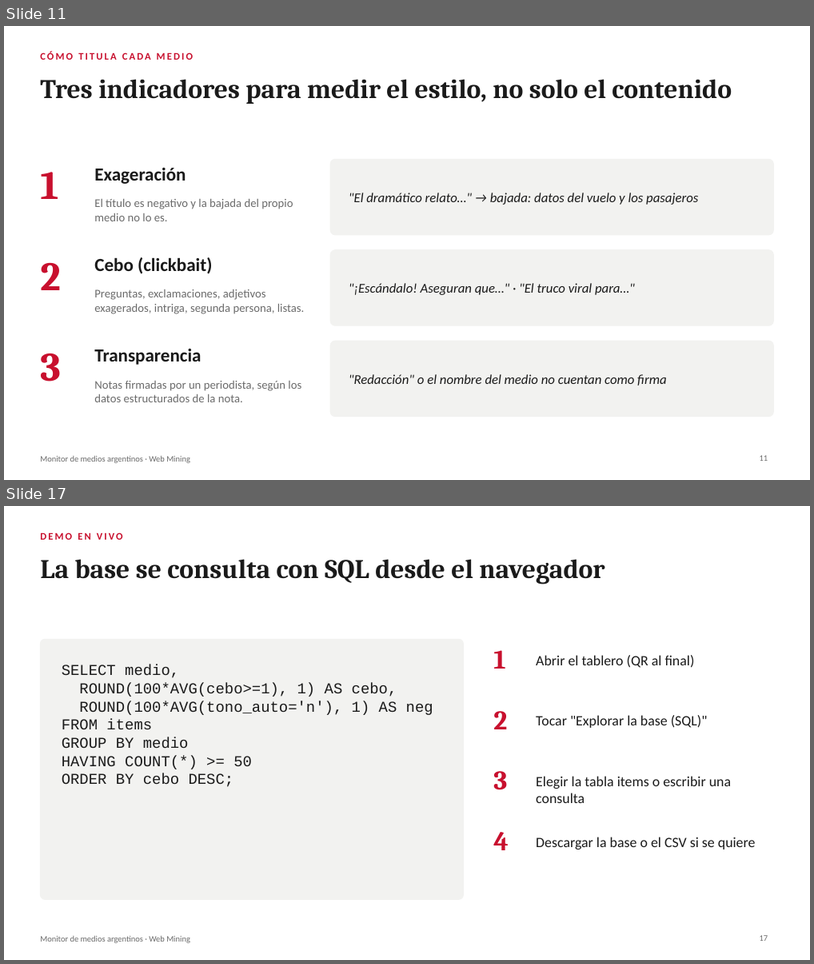
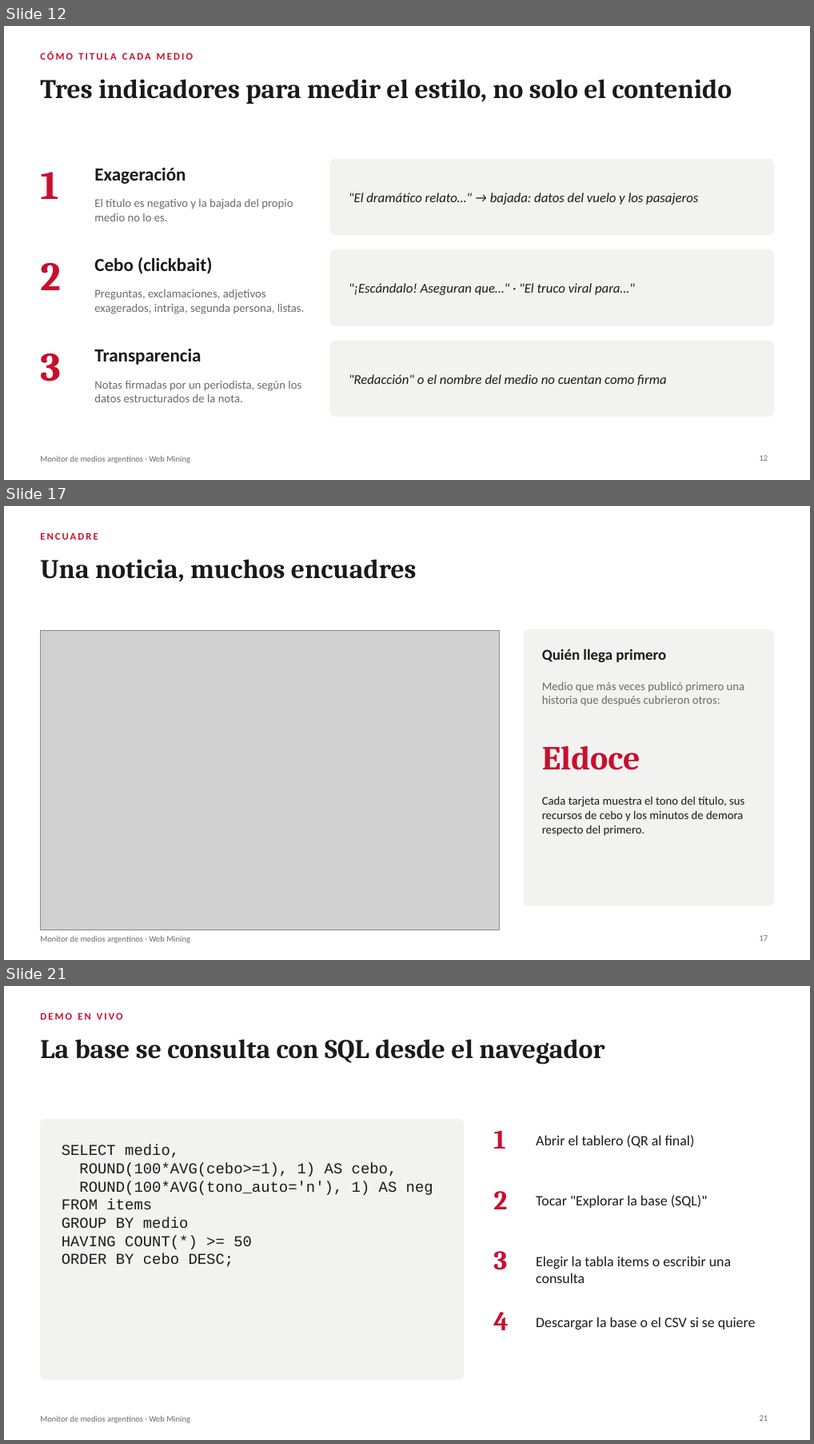
Before and after one commit to miguegarrone-blip/Web-Mining, a slide deck: docs/presentacion-tp.pptx. Shown one above the other, each under a label of ours: slides 11 and 17 before the commit, slides 12, 17 and 21 after it; the slides between them are not shown. The pictures are 814x964 and 814x1444 pixels, drawn with LibreOffice and Linux fonts; fonts in the diff are those of the drawing; grey boxes stand for pictures. Boxes give left, top, right and bottom in pixels: in the first picture for what was removed or moved away, otherwise in the second. Text is boxed around its words. In the diff, an @@ line names an element or a change of style, - is before the commit and + after.

```diff
--- a/docs/presentacion-tp.pptx
+++ b/docs/presentacion-tp.pptx
@@ slide 17 added at <box>4,506,810,960</box>, background #FFFFFF; not listed: 1 template element that a slide beside it also shows @@
@@ text added at <box>40,532,98,540</box>, 12 pt, text #C8102E, bold @@
+ENCUADRE
@@ title added at <box>40,559,417,582</box>, 32 pt, text #1A1A1A, bold @@
+Una noticia, muchos encuadres
@@ picture added at <box>40,630,500,929</box> @@
@@ rounded rectangle added at <box>524,630,774,905</box>, fill #F2F2F0, outline #F2F2F0 1 pt @@
@@ text added at <box>542,648,666,662</box>, 18 pt, text #1A1A1A, bold @@
+Quién llega primero
@@ text added at <box>542,682,745,706</box>, 14 pt, text #6B6B6B @@
+Medio que más veces publicó primero una historia que después cubrieron otros:
@@ text added at <box>542,745,641,770</box>, 40 pt, text #C8102E, bold @@
+Eldoce
@@ text added at <box>542,796,745,836</box>, 14 pt, text #1A1A1A @@
+Cada tarjeta muestra el tono del título, sus recursos de cebo y los minutos de demora respecto del primero.
@@ page number added at <box>760,935,769,940</box>, 10 pt, text #6B6B6B @@
+17
@@ what was slide 11 is now slide 12 @@
@@ what was slide 17 is now slide 21 @@
@@ page number at <box>760,1415,769,1420</box>: text changed @@
-17
+21
```
Also in this commit, not shown: 9 slides changed, 3 other slides added, 12 other files.
